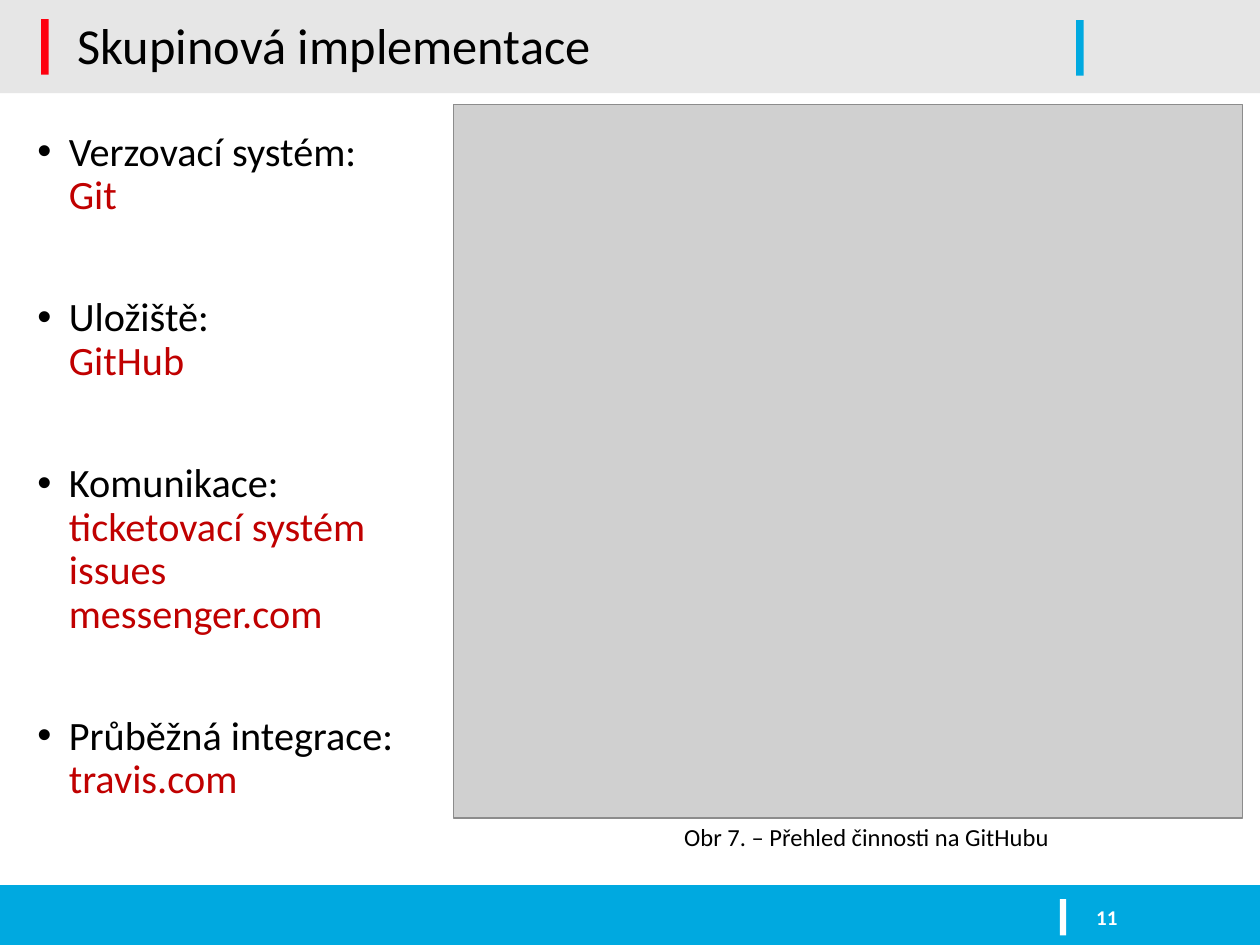
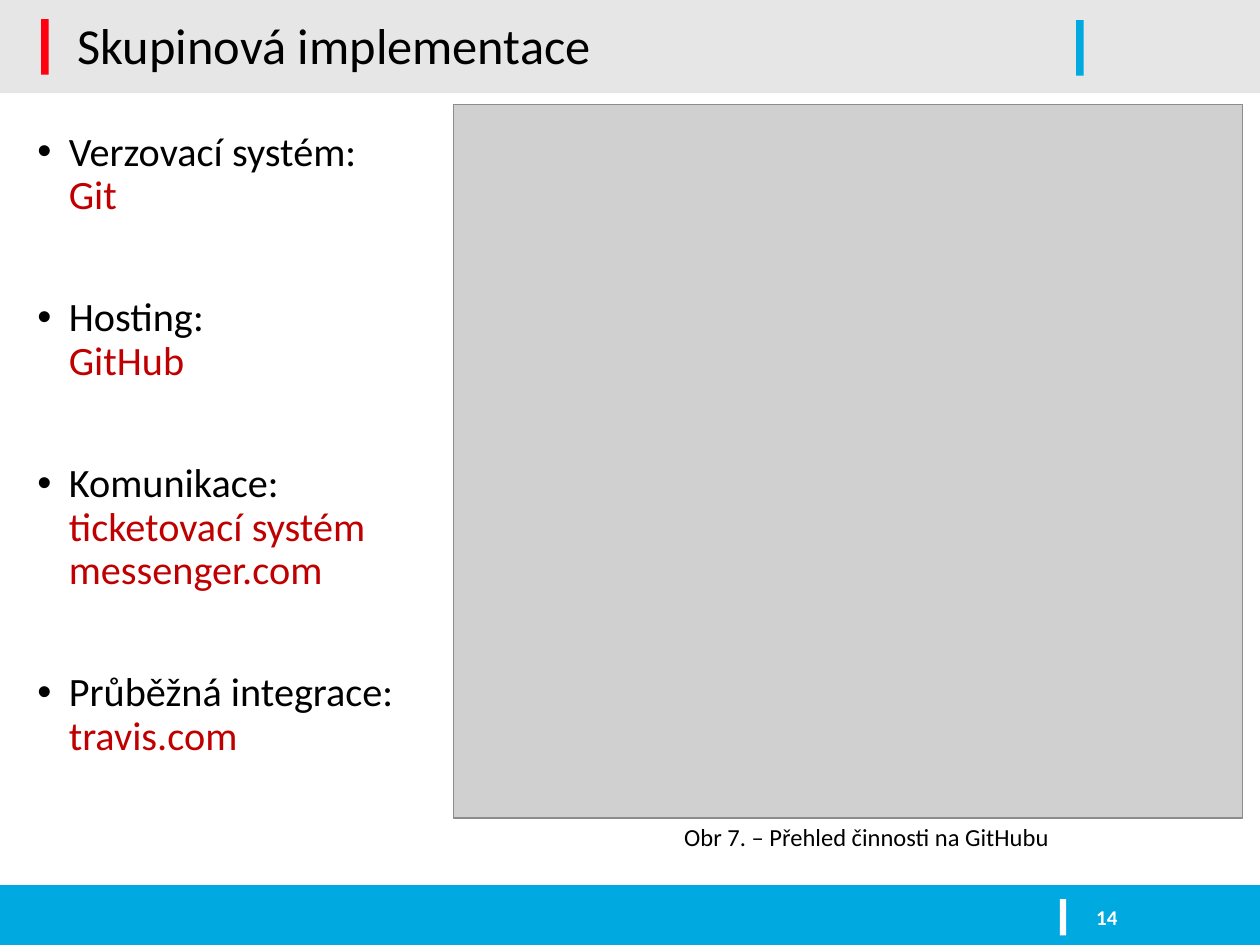
Before and after one commit to kysel/IFJ16, a slide deck: slide 14 of docs/prezentace.pptx (slide 11 before the commit). Drawn at 1260x945 pixels with LibreOffice and Linux fonts; fonts in the diff are those of the drawing; grey boxes stand for pictures; background and template pictures are left out. Boxes give left, top, right and bottom in pixels: in the first picture for what was removed or moved away, otherwise in the second. Text is boxed around its words. In the diff, an @@ line names an element or a change of style, - is before the commit and + after.

```diff
--- a/docs/prezentace.pptx
+++ b/docs/prezentace.pptx
@@ text at [69, 303, 365, 591]: text changed @@
-• Uložiště:
-  GitHub
-• Komunikace:
-  ticketovací systém issues messenger.com
+• Hosting:
+  GitHub
+• Komunikace:
+  ticketovací systém messenger.com
@@ page number at [1096, 911, 1117, 925]: text changed @@
-11
+14
```
Also in this commit, not shown: 9 other slides changed, 4 slides added.
